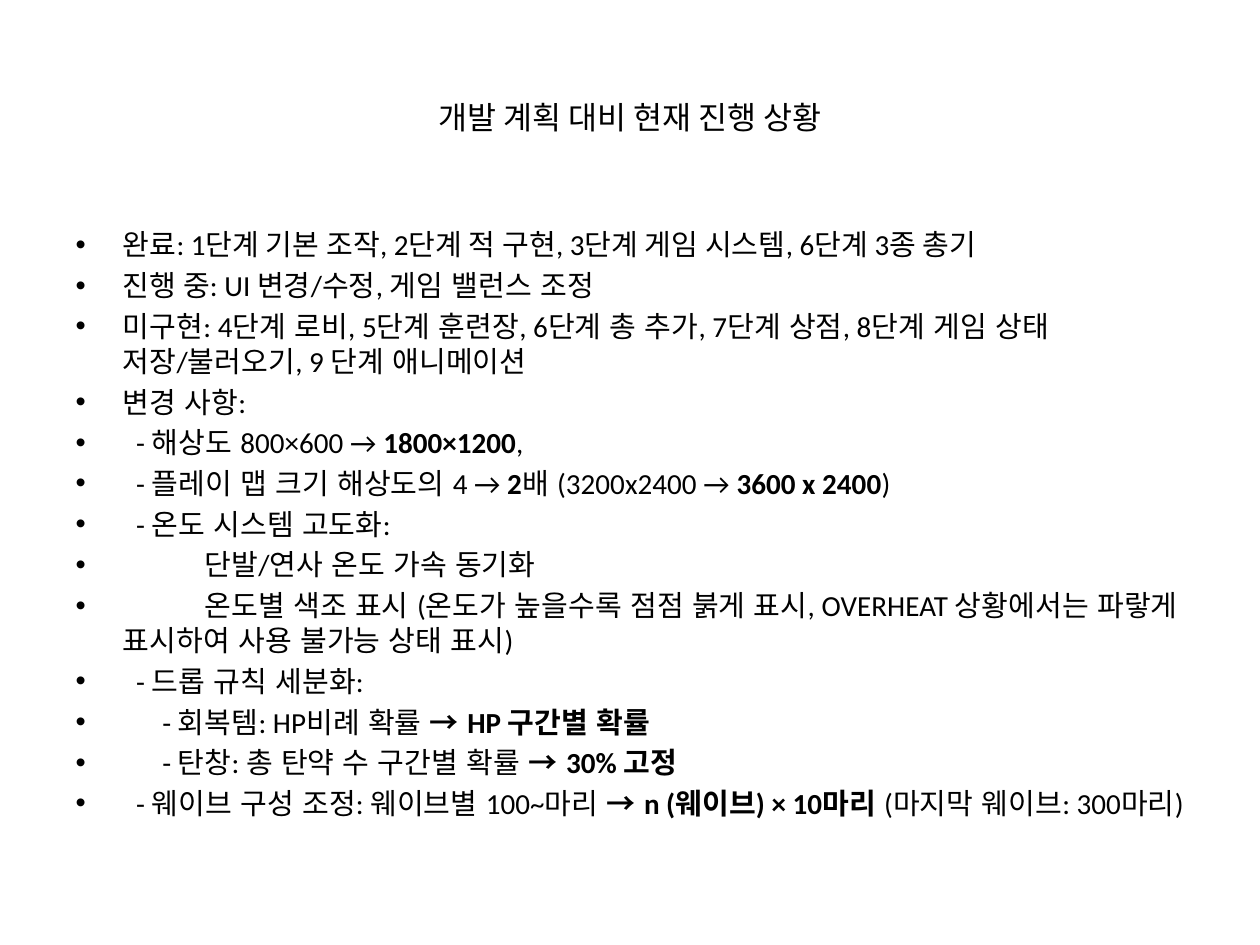
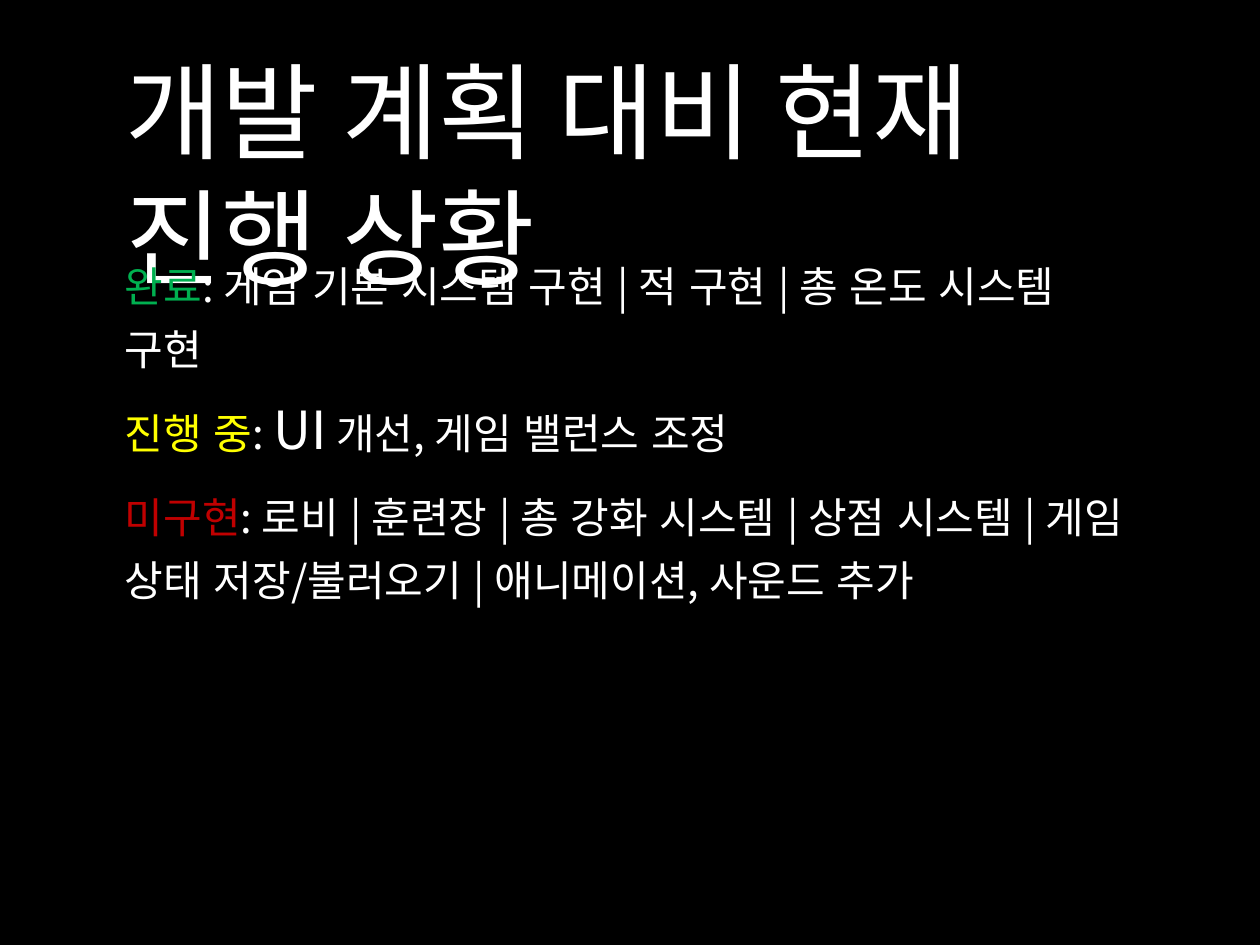
Before and after one commit to songhwoo11-lab/2D_PROJECT, a slide deck: slide 3 of second project/2D 게임 프로그래밍 2차 프로젝트 발표.pptx. Drawn at 1260x945 pixels with LibreOffice and Linux fonts; fonts in the diff are those of the drawing; background and template pictures are left out. Boxes give left, top, right and bottom in pixels: in the first picture for what was removed or moved away, otherwise in the second. Text is boxed around its words. In the diff, an @@ line names an element or a change of style, - is before the commit and + after.

```diff
--- a/second project/2D 게임 프로그래밍 2차 프로젝트 발표.pptx
+++ b/second project/2D 게임 프로그래밍 2차 프로젝트 발표.pptx
@@ background #FFFFFF to picture (left out) @@
@@ title "개발 계획 대비 현재 진행 ...": place and size @@
-title "개발 계획 대비 현재 진행 ..." at [438, 102, 822, 132]
+title "개발 계획 대비 현재 진행 ..." at [125, 63, 969, 303]
@@ title "개발 계획 대비 현재 진행 ..." at [125, 63, 969, 303]: size 18 to 60 pt, font Calibri to Noto Sans CJK KR, text colour #000000 to gradient #FFFFFF to #BFBFBF; alignment centre to left @@
@@ text "완료: 게임 기본 시스템 구현 ..." at [125, 260, 1123, 604]: vertical alignment top to middle @@
@@ text at [125, 260, 1123, 604]: text changed; size 16.6 to 30 pt; font Calibri to Noto Sans CJK KR; text colour #000000 to gradient #FFFFFF to #BFBFBF @@
-• 완료: 1단계 기본 조작, 2단계 적 구현, 3단계 게임 시스템, 6단계 3종 총기
-• 진행 중: UI 변경/수정, 게임 밸런스 조정
-• 미구현: 4단계 로비, 5단계 훈련장, 6단계 총 추가, 7단계 상점, 8단계 게임 상태 저장/불러오기, 9 단계 애니메이션
-• 변경 사항:
-• - 해상도 800×600 → 1800×1200,
-• - 플레이 맵 크기 해상도의 4 → 2배 (3200x2400 → 3600 x 2400)
-• - 온도 시스템 고도화:
-• 단발/연사 온도 가속 동기화
-• 온도별 색조 표시 (온도가 높을수록 점점 붉게 표시, OVERHEAT 상황에서는 파랗게 표시하여 사용 불가능 상태 표시)
-• - 드롭 규칙 세분화:
-• - 회복템: HP비례 확률 → HP 구간별 확률
-• - 탄창: 총 탄약 수 구간별 확률 → 30% 고정
-• - 웨이브 구성 조정: 웨이브별 100~마리 → n (웨이브) × 10마리 (마지막 웨이브: 300마리)
+완료: 게임 기본 시스템 구현 | 적 구현 | 총 온도 시스템 구현
+진행 중: UI 개선, 게임 밸런스 조정
+미구현: 로비 | 훈련장 | 총 강화 시스템 | 상점 시스템 | 게임 상태 저장/불러오기 | 애니메이션, 사운드 추가
```
Also in this commit, not shown: 2 other slides changed, 2 slides added.
